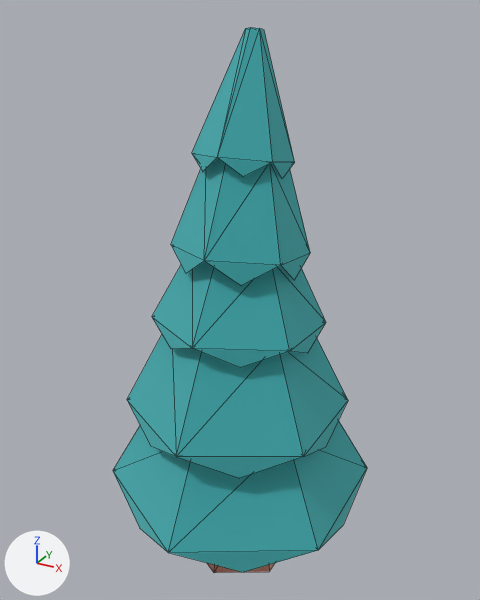
One commit to the glTF model public/models/nf2/nature/tree_pineRoundD.glb: the scene before it, then after it.
Before and after are seen from a camera (50 mm lens) standing at (0.569, -1.037, 1.062) and looking at (-0.01, 0.017, 0.535). The lights are fixed; the arrows at lower left show +X, +Y and +Z. The older version comes first. Mesh edges are drawn as thin lines. Where no turn or scale is listed for an object, it has been applied to the vertices.

Names of what the first picture shows: 'tree_pineRoundD'.
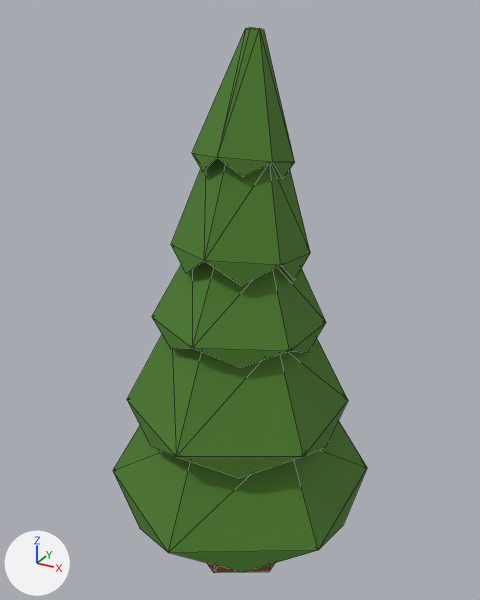
Where the change shows, as pixel boxes (x1, y1, x2, y2) in the pictures (480 x 600 px):
'tree_pineRoundD', recoloured, surface changed (cyan to dark green)
    both: (113, 27, 367, 573)

The change, as a list of edits to the scene's bpy script:
```text
Change mat_leafsdark:
    mat_leafsdark.metallic: 1.0 -> 0.0
    mat_leafsdark.base_color: (0.169, 0.651, 0.667) -> (0.0685, 0.195, 0.0222)  # cyan #72d3d5 -> dark green #4a7a29
Remove ob_tmpparent:
    ob_tmpparent = bpy.data.objects.new('tmpParent', None)
    ob_tmpparent.location = (0.0, 0.0, 0.0)
```
